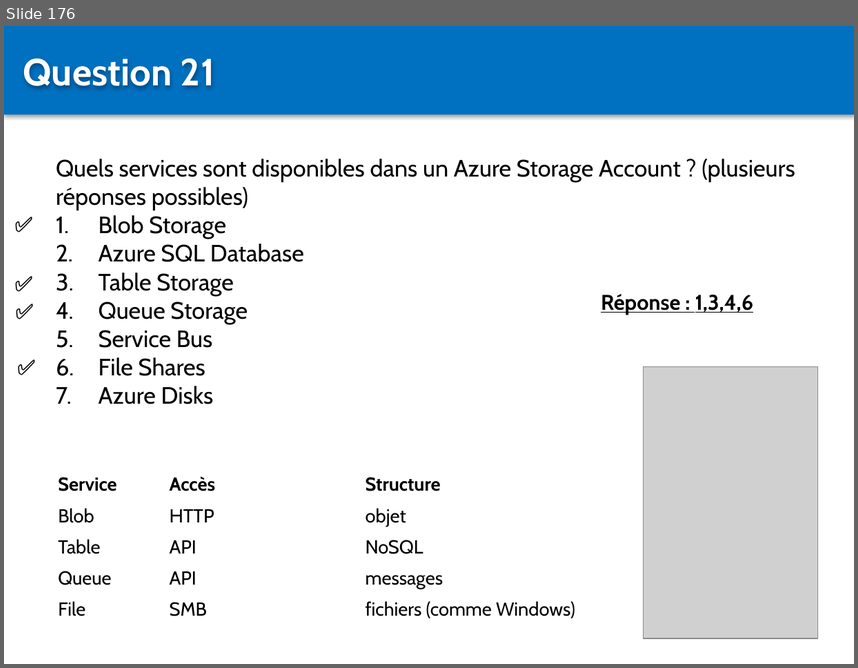
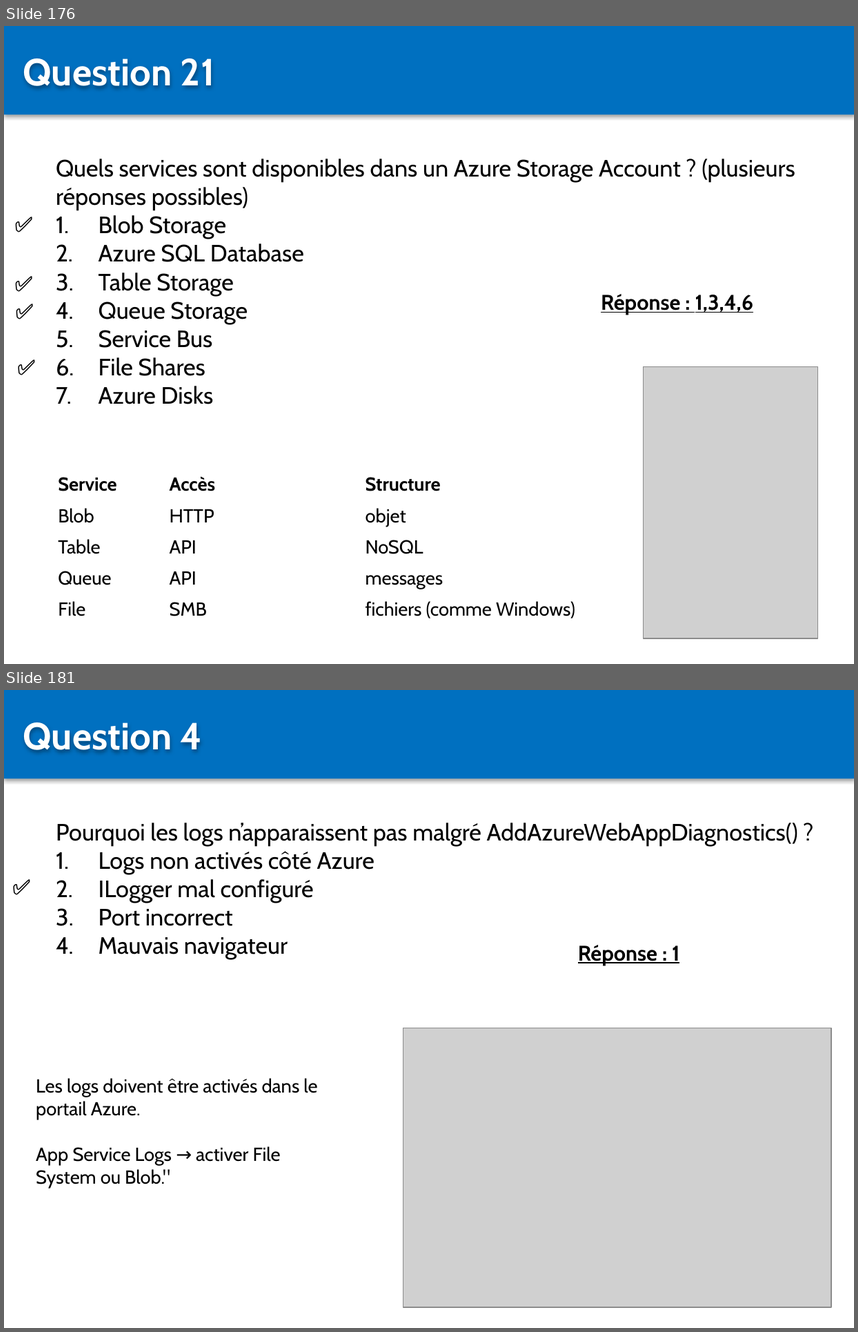
Before and after one commit to Sybaris-Classroom/az-204, a slide deck: Quiz/Quiz.pptx. Shown one above the other, each under a label of ours: slide 176 before the commit, slides 176 and 181 after it; the slides between them are not shown. The pictures are 858x668 and 858x1332 pixels, drawn with LibreOffice and Linux fonts; fonts in the diff are those of the drawing; grey boxes stand for pictures. Boxes give left, top, right and bottom in pixels: in the first picture for what was removed or moved away, otherwise in the second. Text is boxed around its words. In the diff, an @@ line names an element or a change of style, - is before the commit and + after.

```diff
--- a/Quiz/Quiz.pptx
+++ b/Quiz/Quiz.pptx
@@ slide 181 added at [4,690,854,1328], background #FFFFFF @@
@@ rectangle added at [4,690,854,778], fill #0070C0 @@
@@ text added at [23,722,203,752], 32 pt, text #FFFFFF, bold @@
+Question 4
@@ text added at [56,822,798,960], 20 pt, text #000000 @@
+Pourquoi les logs n’apparaissent pas malgré AddAzureWebAppDiagnostics() ?
+1. Logs non activés côté Azure
+2. ILogger mal configuré
+3. Port incorrect
+4. Mauvais navigateur
@@ text added at [4,869,56,903], 18 pt, text #000000, bold @@
+✅
@@ text added at [578,945,680,965], 18 pt, text #000000, bold, underline @@
+Réponse : 1
@@ picture added at [403,1027,831,1306] @@
@@ text added at [36,1078,317,1187], 16 pt, text #000000 @@
+Les logs doivent être activés dans le portail Azure.
+App Service Logs → activer File System ou Blob."
```
Also in this commit, not shown: 1 slide changed, 22 other slides added, 6 other files.
